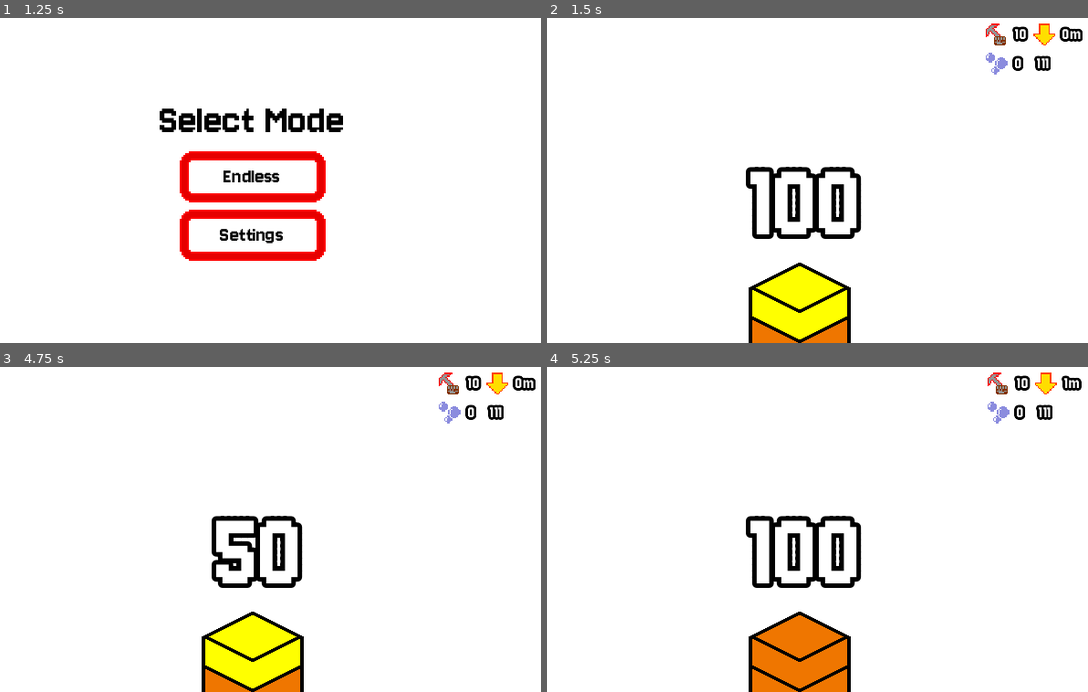
Above: before the commit, frames 1-4 (two rows, left to right).
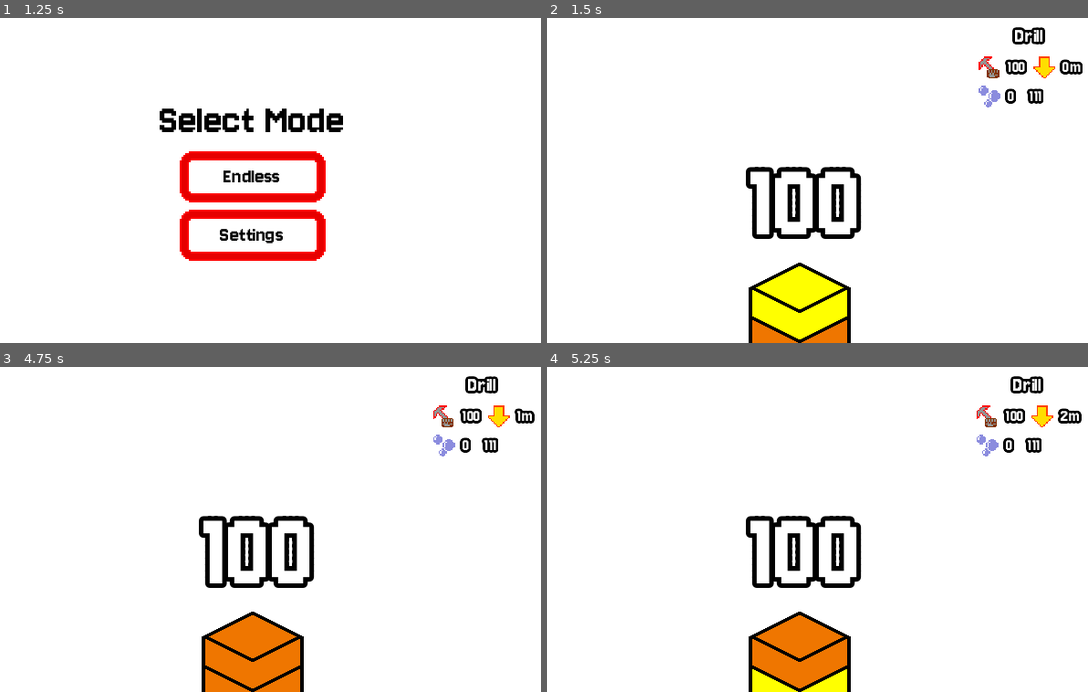
Above: after the commit, the same moments.

Repository: tfcb93/block-in-bits
Game: Godot game, scene res://Scenes/game.tscn
The game is run twice, just before and just after one commit, with the same random seed, the same clock (stepped at 60 frames per second) and the same inputs.
Inputs:
- Up to frame 1 (1.25 s): tap Enter (start) at 0.5 s; hold Right (right) from 0.53 s (still down); hold Z (action) from 0.53 s (still down)
- Up to frame 2 (1.5 s): release Right (right) at 1.25 s; release Z (action) at 1.25 s; click "Endless" at 1.25 s
- Up to frame 3 (4.75 s): tap Enter (start) at 2, 4.25 s; hold Left (left) 2.03-2.75 s; tap Z (action) at 2.1, 4.55 s; click "Information" at 2.75 s; click "Back" at 3.5 s; hold Right (right) from 4.28 s (still down); hold Enter (start) from 4.28 s (still down)
- Up to frame 4 (5.25 s): keep holding Right (right); release Enter (start) at 5.03 s; tap Z (action) at 5.1 s

Frame 1 is identical in both runs. In frame 2, 1.6% of the frame differs, in the area x 79-99%, y 1-28%; in frame 3, 6.9%, in the area x 36-99%, y 1-99%; in frame 4, 2.2%.

Commit message:
Implements mult-tool system for the player, allowing them to change and use different tools

Diff:
--- /dev/null
+++ b/Resources/small_label_text.tres
@@ -0,0 +1,9 @@
+[gd_resource type="LabelSettings" load_steps=2 format=3 uid="uid://cjjnsblduleoc"]
+
+[ext_resource type="FontFile" uid="uid://cpm8u0x57hw7j" path="res://Resources/Fonts/Jersey_10/Jersey10-Regular.ttf" id="1_6qslu"]
+
+[resource]
+font = ExtResource("1_6qslu")
+font_size = 12
+outline_size = 5
+outline_color = Color(0, 0, 0, 1)
--- /dev/null
+++ b/Resources/tools/drill.tres
@@ -0,0 +1,9 @@
+[gd_resource type="Resource" script_class="Tool" load_steps=2 format=3 uid="uid://buugoe6atd2d3"]
+
+[ext_resource type="Script" path="res://Scripts/tool.gd" id="1_xm8cm"]
+
+[resource]
+script = ExtResource("1_xm8cm")
+name = "Drill"
+resistance = 100
+point_multiplier = 0
--- a/Resources/tools/hammer.tres
+++ b/Resources/tools/hammer.tres
@@ -5,5 +5,5 @@
 [resource]
 script = ExtResource("1_tolj3")
 name = "Hammer"
-resistance = 10
+resistance = 20
 point_multiplier = 2
--- a/Scenes/level.tscn
+++ b/Scenes/level.tscn
@@ -1,8 +1,7 @@
-[gd_scene load_steps=5 format=3 uid="uid://xvjacwyfgsyp"]
+[gd_scene load_steps=4 format=3 uid="uid://xvjacwyfgsyp"]
 
 [ext_resource type="Script" path="res://Scripts/level.gd" id="1_vegkm"]
 [ext_resource type="PackedScene" uid="uid://e5naf2jx66xg" path="res://Scenes/player.tscn" id="2_jowxf"]
-[ext_resource type="Resource" uid="uid://dgrexfc2jkcf0" path="res://Resources/tools/pickaxe.tres" id="3_1edgm"]
 [ext_resource type="PackedScene" uid="uid://cuexpb3pghlwj" path="res://Scenes/block_pile.tscn" id="5_tawtn"]
 
 [node name="Level" type="Node2D"]
@@ -20,6 +19,5 @@
 grow_vertical = 2
 
 [node name="Player" parent="." instance=ExtResource("2_jowxf")]
-player_tool = ExtResource("3_1edgm")
 
 [node name="Block Pile" parent="." instance=ExtResource("5_tawtn")]
--- a/Scenes/player.tscn
+++ b/Scenes/player.tscn
@@ -1,7 +1,8 @@
-[gd_scene load_steps=6 format=3 uid="uid://e5naf2jx66xg"]
+[gd_scene load_steps=7 format=3 uid="uid://e5naf2jx66xg"]
 
 [ext_resource type="Script" path="res://Scripts/player.gd" id="1_pl5h6"]
 [ext_resource type="LabelSettings" uid="uid://d1w54wy8w8lj3" path="res://Resources/player_info_label.tres" id="2_gwkn7"]
+[ext_resource type="LabelSettings" uid="uid://cjjnsblduleoc" path="res://Resources/small_label_text.tres" id="2_oxxax"]
 [ext_resource type="Texture2D" uid="uid://dn4inyxto5cb1" path="res://Resources/Images/resistance.png" id="2_svvc8"]
 [ext_resource type="Texture2D" uid="uid://tawcavopjwj0" path="res://Resources/Images/points.png" id="4_uwk3q"]
 [ext_resource type="Texture2D" uid="uid://cp15xdm78bp1p" path="res://Resources/Images/down.png" id="4_wxapv"]
@@ -24,6 +25,13 @@
 
 [node name="VBoxContainer" type="VBoxContainer" parent="interface/HBoxContainer"]
 layout_mode = 2
+
+[node name="intf_tool_name" type="Label" parent="interface/HBoxContainer/VBoxContainer"]
+unique_name_in_owner = true
+layout_mode = 2
+text = "Tool name"
+label_settings = ExtResource("2_oxxax")
+horizontal_alignment = 1
 
 [node name="HBoxContainer" type="HBoxContainer" parent="interface/HBoxContainer/VBoxContainer"]
 layout_mode = 2
--- a/Scripts/events.gd
+++ b/Scripts/events.gd
@@ -19,3 +19,4 @@
 signal hit_block(tool_resistance: int);
 signal earn_points(earned_points: int);
 signal depth_change(new_depth: int);
+signal change_tool(index_direction: int);
--- a/Scripts/game.gd
+++ b/Scripts/game.gd
@@ -29,6 +29,15 @@
 				pause_game();
 			Globals.GAME_STATES.PAUSED:
 				pass;
+	elif (event.is_action_pressed("left")):
+		match Globals.game_state:
+			Globals.GAME_STATES.IN_GAME:
+				Events.emit_signal("change_tool", 1);
+	elif (event.is_action_pressed("right")):
+		match Globals.game_state:
+			Globals.GAME_STATES.IN_GAME:
+				Events.emit_signal("change_tool", -1);
+
 
 func select_game_mode() -> void:
 	Events.emit_signal("close_start_screen");
--- a/Scripts/level.gd
+++ b/Scripts/level.gd
@@ -11,12 +11,4 @@
 	if (event.is_action_pressed("action")):
 		match Globals.game_state:
 			Globals.GAME_STATES.IN_GAME:
-				Events.emit_signal("hit_block", player.player_tool.resistance);
-
-func _on_bought_item(value: int) -> void:
-	Globals.total_player_points -= value;
-	Events.emit_signal("bits_discounted");
-	print(Globals.total_player_points);
-
-func _on_add_bits() -> void:
-	Globals.total_player_points += Globals.actual_block_points;
+				Events.emit_signal("hit_block", player.get_actual_player_tool().resistance);
--- a/Scripts/player.gd
+++ b/Scripts/player.gd
@@ -1,31 +1,50 @@
 extends Node2D;
 
-@export var player_tool: Tool;
 @export var points := 0;
+
+var player_tools: Array[Tool];
+var selected_tool_index := 0;
 
 
 func _ready() -> void:
 
 	Events.connect("earn_points", _on_earn_points);
 	Events.connect("depth_change", _on_depth_change);
+	Events.connect("change_tool", _on_change_tool);
 
 	Events.connect("pause_game", _on_pause_game);
 	Events.connect("unpause_game", _on_unpause_game);
 
+	load_player_tools();
+	assert(len(player_tools) > 0, "You need to insert tools for the player!");
+
 	update_interface_values();
+	update_interface_tool_name();
+
+func load_player_tools() -> void:
+	var tools_files := DirAccess.open("res://Resources/tools").get_files();
+	for file in tools_files:
+		player_tools.push_back(load("res://Resources/tools/" + file));
+
+func get_actual_player_tool() -> Tool:
+	return player_tools[selected_tool_index];
 
 func update_interface_values():
 	update_interface_tool_resistence();
 	update_interface_player_points();
 
-func update_interface_tool_resistence():
-	%intf_tool_resistance.text = str(player_tool.resistance);
+func update_interface_tool_resistence() -> void:
+	%intf_tool_resistance.text = str(player_tools[selected_tool_index].resistance);
 
-func update_interface_player_points():
+func update_interface_tool_name() -> void:
+	%intf_tool_name.text = player_tools[selected_tool_index].name;
+
+func update_interface_player_points() -> void:
 	%intf_player_points.text = str(points);
 
+
 func _on_earn_points(earned_points: int) -> void:
-	points += earned_points * player_tool.point_multiplier;
+	points += earned_points * player_tools[selected_tool_index].point_multiplier;
 	update_interface_player_points();
 
 func _on_depth_change(new_depth: int) -> void:
@@ -36,3 +55,13 @@
 
 func _on_unpause_game() -> void:
 	%interface.visible = true;
+
+func _on_change_tool(index_direction: int) -> void:
+	if (index_direction + selected_tool_index >= len(player_tools)):
+		selected_tool_index = 0;
+	elif (index_direction + selected_tool_index < 0):
+		selected_tool_index = len(player_tools) - 1;
+	else:
+		selected_tool_index += index_direction;
+	update_interface_tool_name();
+	update_interface_tool_resistence();
